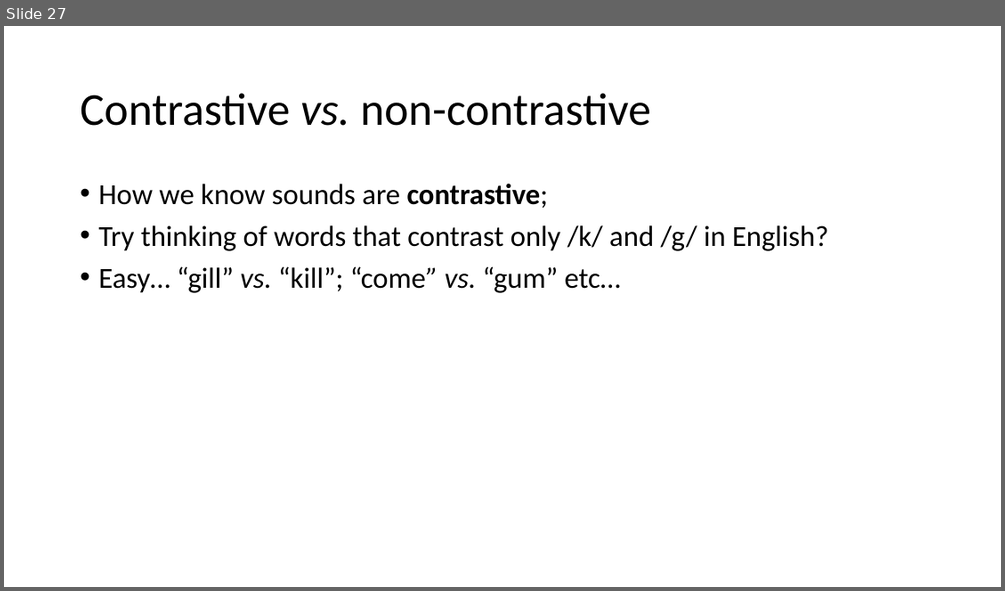
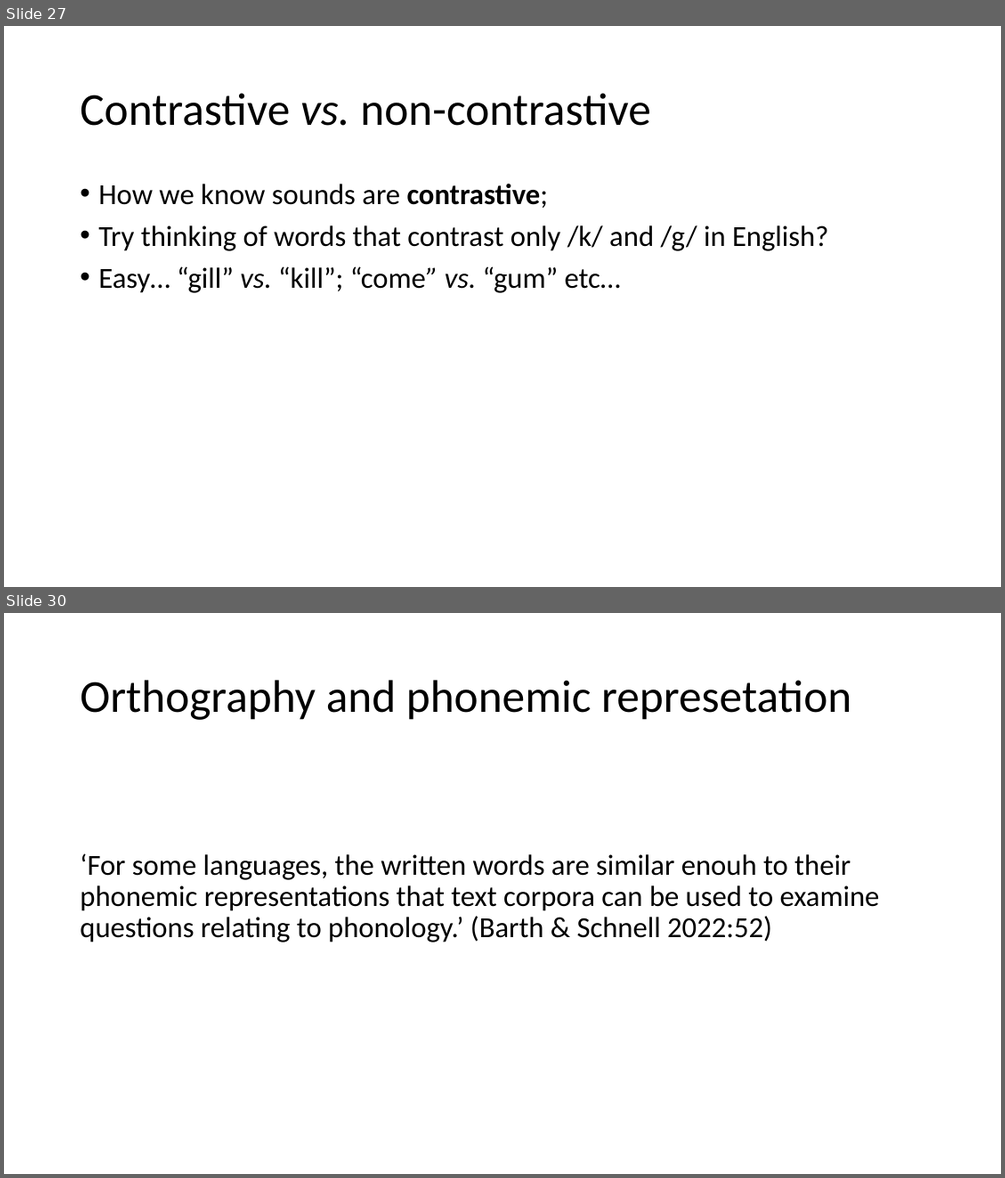
Before and after one commit to ajrtallman/Corpus_Linguistics_FSU_2023-2024, a slide deck: 03_lectures/CorpusLinguistics_2023_11_03.odp. Shown one above the other, each under a label of ours: slide 27 before the commit, slides 27 and 30 after it; the slides between them are not shown. The pictures are 1005x591 and 1005x1178 pixels, drawn with LibreOffice and Linux fonts; fonts in the diff are those of the drawing. Boxes give left, top, right and bottom in pixels: in the first picture for what was removed or moved away, otherwise in the second. Text is boxed around its words. In the diff, an @@ line names an element or a change of style, - is before the commit and + after.

```diff
--- a/03_lectures/CorpusLinguistics_2023_11_03.odp
+++ b/03_lectures/CorpusLinguistics_2023_11_03.odp
@@ slide 30 added at (4,613,1001,1174), background #FFFFFF @@
@@ title added at (80,680,851,720), 44 pt, text #000000 @@
+Orthography and phonemic represetation
@@ text added at (80,853,880,942), 28 pt, text #000000 @@
+‘For some languages, the written words are similar enouh to their phonemic representations that text corpora can be used to examine questions relating to phonology.’ (Barth & Schnell 2022:52)
```
Also in this commit, not shown: 1 slide changed, 12 other slides added.
